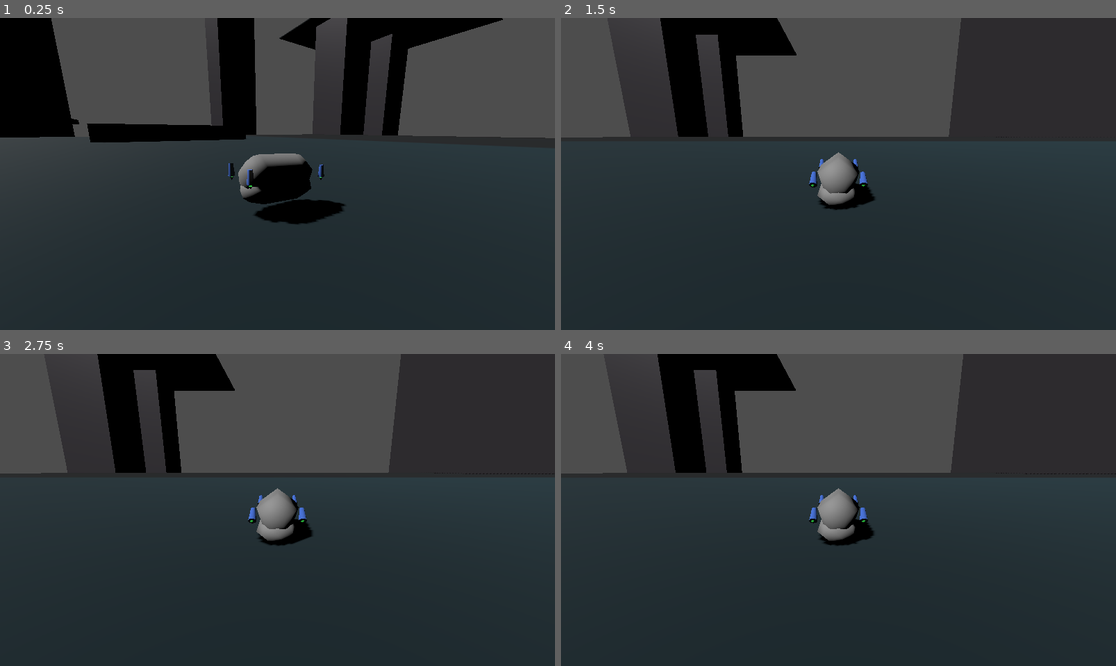
Above: before the commit, frames 1-4 (two rows, left to right).
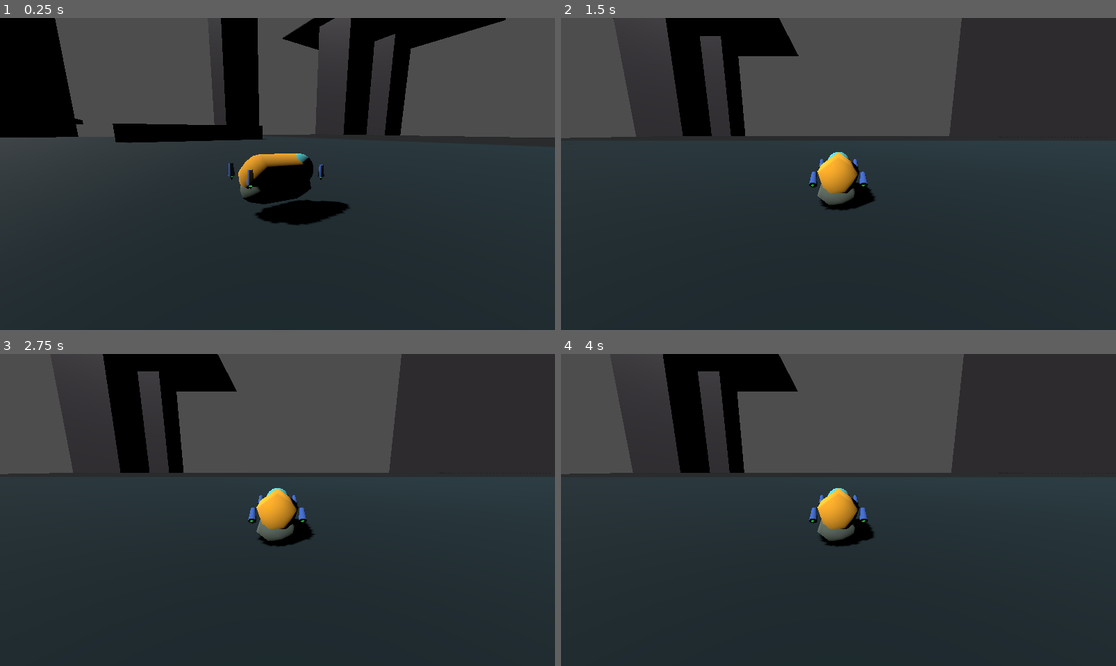
Above: after the commit, the same moments.

Repository: TaxiService/fcar
Game: Godot game, scene res://main.tscn
Same seed, same stepped clock (60 frames per second), same inputs: the game is played once before the commit and once after it. The engine's default icon, where the game draws it, is replaced by a stand-in: a white triangle on a blue panel in a dark square.
Inputs (mouse positions are in pixels of both pictures, inside the frame that each line leads up to):
- Up to frame 1 (0.25 s): no input
- Up to frame 2 (1.5 s): move the mouse to (866, 174) at 0.52 s; hold C (crouch) 0.53-1.28 s; hold W (forward) from 0.53 s (still down); tap Space (jump) at 0.77 s; move the mouse to (810, 174) at 1.27 s; tap Ctrl (toggle_com_compensation) at 1.35 s
- Up to frame 3 (2.75 s): keep holding W (forward); tap Space (jump) at 1.52 s; move the mouse to (288, 503) at 2.02 s; hold C (crouch) from 2.03 s (still down)
- Up to frame 4 (4 s): keep holding W (forward); tap Enter at 2.75 s; move the mouse to (832, 516) at 2.77 s; release C (crouch) at 2.78 s; tap Ctrl (toggle_com_compensation) at 2.85 s; tap Space (jump) at 3.02, 3.77 s; move the mouse to (877, 513) at 3.52 s; hold C (crouch) from 3.53 s (still down)

The runs differ from the first frame. In frame 1, 3.0% of the frame differs, in the area x 7-100%, y 0-67%; in frame 2, 2.2%; in frame 3, 2.1%; in frame 4, 2.1%.

Commit message:
Add diagonal input normalization and right-click mouse capture
- Normalize pitch/roll inputs to prevent excessive tilt on diagonal movement
- Mouse now starts visible and only captures when right-click is held
- Scene updates with materials and transforms

🤖 Generated with [Claude Code](https://claude.com/claude-code)

Co-Authored-By: Claude Opus 4.5 <noreply@anthropic.com>

Diff:
--- a/Camera3D.gd
+++ b/Camera3D.gd
@@ -29,10 +29,18 @@
 var is_mouselooking: bool = false  # Whether mouselook is active
 
 func _ready():
-	# Capture mouse for mouselook
-	Input.mouse_mode = Input.MOUSE_MODE_CAPTURED
+	# Start with mouse visible - only capture when right-click is held
+	Input.mouse_mode = Input.MOUSE_MODE_VISIBLE
 
 func _input(event):
+	# Handle mouse button press/release for capture
+	if event is InputEventMouseButton:
+		if event.button_index == MOUSE_BUTTON_RIGHT:
+			if event.pressed:
+				Input.mouse_mode = Input.MOUSE_MODE_CAPTURED
+			else:
+				Input.mouse_mode = Input.MOUSE_MODE_VISIBLE
+
 	# Handle mouse movement for mouselook
 	if event is InputEventMouseMotion:
 		# Right mouse button or middle mouse button for mouselook
--- a/FCar.gd
+++ b/FCar.gd
@@ -401,6 +401,13 @@
 		var input_pitch: float = current_pitch
 		var input_roll: float = current_roll
 
+		# Normalize diagonal input to prevent faster/stronger diagonal movement
+		# Without this, W+A would give magnitude √2 ≈ 1.414 instead of 1.0
+		var input_magnitude = sqrt(input_pitch * input_pitch + input_roll * input_roll)
+		if input_magnitude > 1.0:
+			input_pitch /= input_magnitude
+			input_roll /= input_magnitude
+
 		# Throttle: scale to thrust multipliers
 		var throttle: float = current_throttle * throttle_power
 
--- a/main.tscn
+++ b/main.tscn
@@ -53,10 +53,25 @@
 radial_segments = 5
 rings = 3
 
+[sub_resource type="StandardMaterial3D" id="StandardMaterial3D_h2yge"]
+albedo_color = Color(1, 0.6862745, 0.13725491, 1)
+
+[sub_resource type="SphereMesh" id="SphereMesh_h2yge"]
+
+[sub_resource type="StandardMaterial3D" id="StandardMaterial3D_1bvp3"]
+albedo_color = Color(0.41960785, 0.9529412, 1, 1)
+metallic = 0.3
+metallic_specular = 0.44
+
 [sub_resource type="CapsuleMesh" id="CapsuleMesh_feaec"]
 radial_segments = 7
 rings = 1
 
+[sub_resource type="StandardMaterial3D" id="StandardMaterial3D_lquwl"]
+albedo_color = Color(0.39817834, 0.45201308, 0.40984902, 1)
+metallic = 0.17
+metallic_specular = 0.31
+
 [node name="Main" type="Node"]
 
 [node name="DirectionalLight3D" type="DirectionalLight3D" parent="."]
@@ -72,6 +87,7 @@
 shape = SubResource("BoxShape3D_5patm")
 
 [node name="MeshInstance3D" type="MeshInstance3D" parent="Node/Floor"]
+transform = Transform3D(1, 0, 0, 0, 1, 0, 0, 0, 1, -0.0013418198, -0.019368052, -0.01874566)
 mesh = SubResource("BoxMesh_t3vcl")
 
 [node name="Floor2" type="StaticBody3D" parent="Node"]
@@ -201,12 +217,12 @@
 mesh = SubResource("BoxMesh_h3x72")
 
 [node name="Camera3D" type="Camera3D" parent="." node_paths=PackedStringArray("target")]
-transform = Transform3D(1, 0, 0, 0, 0.996195, 0.0871557, 0, -0.0871557, 0.996195, 0, 2.07618, 4)
+transform = Transform3D(1, 0, 0, 0, 0.9961948, 0.08715568, 0, -0.08715568, 0.9961948, -2.2765515, 2.07618, 7.6534176)
 script = ExtResource("1_ptugb")
 target = NodePath("../FCar")
 
 [node name="FCar" type="RigidBody3D" parent="."]
-transform = Transform3D(1, 0, 0, 0, 1, 0, 0, 0, 1, 0, 0.576183, 0)
+transform = Transform3D(1, 0, 0, 0, 1, 0, 0, 0, 1, -2.2765515, 0.576183, 3.6534178)
 mass = 5000.0
 physics_material_override = SubResource("PhysicsMaterial_elbkq")
 gravity_scale = 2.0
@@ -218,6 +234,7 @@
 linear_damp = 1.0
 angular_damp = 1.0
 script = ExtResource("1_fr0kx")
+roll_differential = 0.5
 debug_thrusters = true
 com_compensation_enabled = false
 
@@ -231,10 +248,18 @@
 [node name="MeshInstance3D" type="MeshInstance3D" parent="FCar"]
 transform = Transform3D(1, 0, 0, 0, -4.371139e-08, -1, 0, 1, -4.371139e-08, 0, 0, 0)
 mesh = SubResource("CapsuleMesh_h2yge")
+surface_material_override/0 = SubResource("StandardMaterial3D_h2yge")
+
+[node name="MeshInstance3D3" type="MeshInstance3D" parent="FCar"]
+transform = Transform3D(2.5373334e-05, -0.0062358533, -0.6879197, -0.67026913, -0.48751736, 0.003224503, -0.51182514, 0.6384361, -0.0042568073, 0, 0.07722026, -0.68935686)
+mesh = SubResource("SphereMesh_h2yge")
+skeleton = NodePath("../MeshInstance3D")
+surface_material_override/0 = SubResource("StandardMaterial3D_1bvp3")
 
 [node name="MeshInstance3D2" type="MeshInstance3D" parent="FCar"]
 transform = Transform3D(1.00635, 0, 0, 0, -4.3225e-08, -0.670446, 0, 0.988872, -2.93061e-08, 0, -0.336463, 0)
 mesh = SubResource("CapsuleMesh_feaec")
+surface_material_override/0 = SubResource("StandardMaterial3D_lquwl")
 
 [node name="WheelFrontLeft" type="Marker3D" parent="FCar"]
 transform = Transform3D(1, 0, 0, 0, 1, 0, 0, 0, 1, -0.5, 0.1, -1)
Not shown: 1 places in main.tscn that only renumber resources
